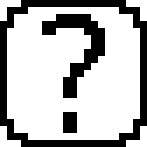
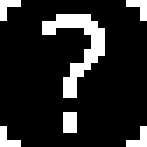
Before/after of a 147x147 layered artwork. What changed in the layer stack:
removed layer "flagUnkTex" over left=7, top=7, right=140, bottom=140
added layer "Eingefügte Ebene" above "frame" over left=42, top=14, right=105, bottom=133
added layer "frame" above "Rectángulo 1" over left=7, top=7, right=140, bottom=140
painted on "Rectángulo 1" over left=7, top=7, right=140, bottom=140
